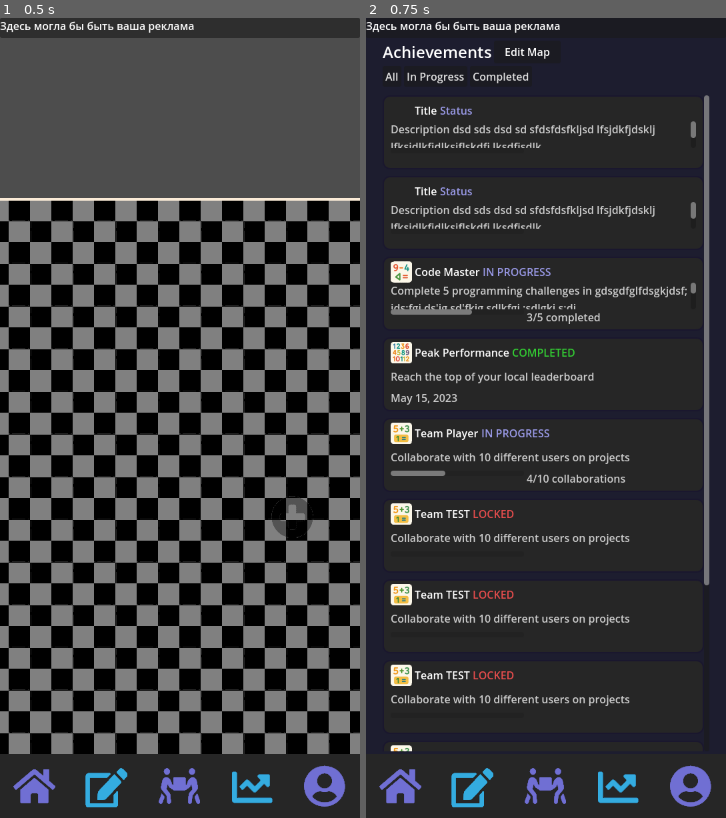
Above: before the commit, frames 1-2 (left to right).
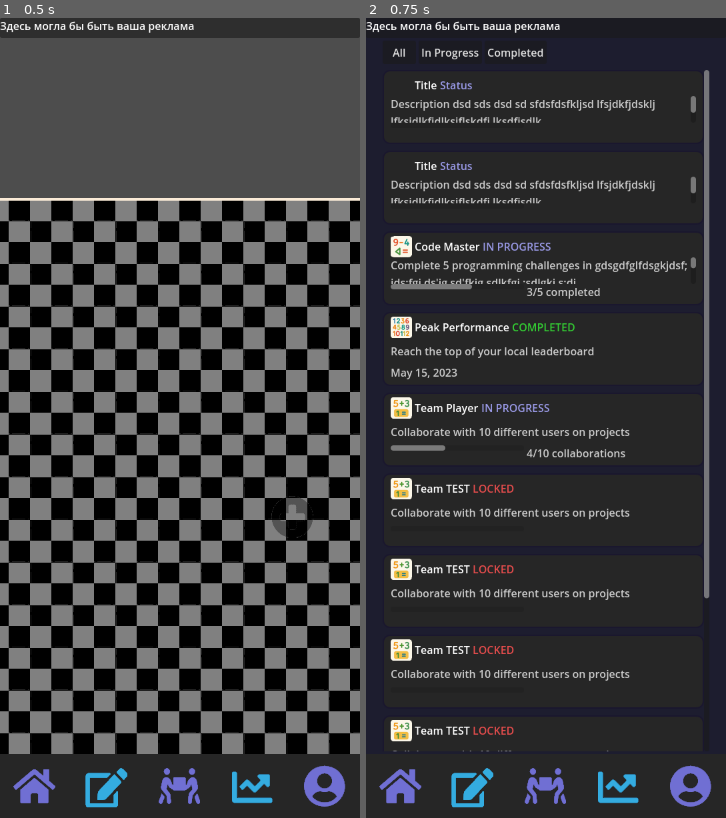
Above: after the commit, the same moments.

Repository: Utygett/AchiveRoadMapGodot
Game: Godot game, scene res://scenes/MainScreen/main_screen.tscn
Same seed, same stepped clock (60 frames per second), same inputs: the game is played once before the commit and once after it.
Inputs (mouse positions are in pixels of both pictures, inside the frame that each line leads up to):
- Up to frame 1 (0.5 s): no input
- Up to frame 2 (0.75 s): click (546, 786) at 0.5 s

Frame 1 is identical in both runs. In frame 2, 14% of the frame differs, in the area x 4-96%, y 3-92%.

Commit message:
Стиль кнопок лоя фильтрации достижений в меню достижений

Diff:
--- a/scenes/MainScreen/AchievementListUi/AchievementUI.tscn
+++ b/scenes/MainScreen/AchievementListUi/AchievementUI.tscn
@@ -1,6 +1,7 @@
-[gd_scene load_steps=3 format=3 uid="uid://djvfdxsg4u8jc"]
+[gd_scene load_steps=4 format=3 uid="uid://djvfdxsg4u8jc"]
 
 [ext_resource type="Script" uid="uid://kfb2imop8h5p" path="res://scenes/MainScreen/AchievementListUi/AchievementUI.gd" id="1_gilrq"]
+[ext_resource type="Script" uid="uid://dtrq6et61k8bl" path="res://scenes/MainScreen/AchievementListUi/filter_buttons_h_box.gd" id="2_5htvj"]
 [ext_resource type="PackedScene" uid="uid://caokv38qsrjql" path="res://scenes/MainScreen/AchievementListUi/AchievementItem.tscn" id="2_8kbvx"]
 
 [node name="AchievementUI" type="CanvasLayer"]
@@ -35,6 +36,7 @@
 layout_mode = 2
 
 [node name="Header" type="HBoxContainer" parent="MarginContainer/VBoxMain"]
+visible = false
 layout_mode = 2
 size_flags_horizontal = 3
 
@@ -54,20 +56,26 @@
 [node name="FilterScroll" type="ScrollContainer" parent="MarginContainer/VBoxMain"]
 custom_minimum_size = Vector2(0, 40)
 layout_mode = 2
+
+[node name="FilterButtonsHBox" type="HBoxContainer" parent="MarginContainer/VBoxMain/FilterScroll"]
+custom_minimum_size = Vector2(0, 35)
+layout_mode = 2
 size_flags_horizontal = 3
+script = ExtResource("2_5htvj")
 
-[node name="FilterHBox" type="HBoxContainer" parent="MarginContainer/VBoxMain/FilterScroll"]
-layout_mode = 2
-
-[node name="FilterAll" type="Button" parent="MarginContainer/VBoxMain/FilterScroll/FilterHBox"]
+[node name="FilterAll" type="Button" parent="MarginContainer/VBoxMain/FilterScroll/FilterButtonsHBox"]
+unique_name_in_owner = true
+custom_minimum_size = Vector2(50, 0)
 layout_mode = 2
 text = "All"
 
-[node name="FilterInProgress" type="Button" parent="MarginContainer/VBoxMain/FilterScroll/FilterHBox"]
+[node name="FilterInProgress" type="Button" parent="MarginContainer/VBoxMain/FilterScroll/FilterButtonsHBox"]
+unique_name_in_owner = true
 layout_mode = 2
 text = "In Progress"
 
-[node name="FilterCompleted" type="Button" parent="MarginContainer/VBoxMain/FilterScroll/FilterHBox"]
+[node name="FilterCompleted" type="Button" parent="MarginContainer/VBoxMain/FilterScroll/FilterButtonsHBox"]
+unique_name_in_owner = true
 layout_mode = 2
 text = "Completed"
 
--- /dev/null
+++ b/scenes/MainScreen/AchievementListUi/filter_buttons_h_box.gd
@@ -0,0 +1,56 @@
+extends HBoxContainer
+
+# Сигнал для отправки текста активной кнопки
+signal filter_changed(active_filter)
+
+# Текущая активная кнопка
+var active_button: Button = null
+
+func _ready():
+	# Находим все кнопки в контейнере
+	for child in get_children():
+		if child is Button:
+			# Настраиваем кнопку
+			child.custom_minimum_size = child.size
+			child.focus_mode = Control.FOCUS_NONE
+			child.pressed.connect(_on_button_pressed.bind(child))
+
+			# Инициализируем стиль
+			_update_button_style(child, child == active_button)
+
+# Обработчик нажатия кнопки
+func _on_button_pressed(button: Button):
+	# Если нажата уже активная кнопка - ничего не делаем
+	if button == active_button:
+		return
+
+	# Снимаем выделение с предыдущей активной кнопки
+	if active_button:
+		_update_button_style(active_button, false)
+
+	# Устанавливаем новую активную кнопку
+	active_button = button
+	_update_button_style(active_button, true)
+
+	# Отправляем сигнал с текстом кнопки
+	emit_signal("filter_changed", button.text)
+
+# Обновляем стиль кнопки
+func _update_button_style(button: Button, is_active: bool):
+	if is_active:
+		# Создаем стиль для активной кнопки
+		var active_style = StyleBoxFlat.new()
+		active_style.bg_color = Color.from_rgba8(112 , 111 , 211)  # Синий фон
+		#active_style.border_width_bottom = 1
+		#active_style.border_color = Color(0.1, 0.3, 0.6)
+		active_style.corner_radius_top_left = 5
+		active_style.corner_radius_top_right = 5
+		active_style.corner_radius_bottom_right = 5
+		active_style.corner_radius_bottom_left = 5
+
+		button.add_theme_stylebox_override("normal", active_style)
+		button.add_theme_stylebox_override("hover", active_style)
+	else:
+		# Возвращаем стандартный стиль
+		button.remove_theme_stylebox_override("normal")
+		button.remove_theme_stylebox_override("hover")
Not shown, added: scenes/MainScreen/AchievementListUi/filter_buttons_h_box.gd.uid
